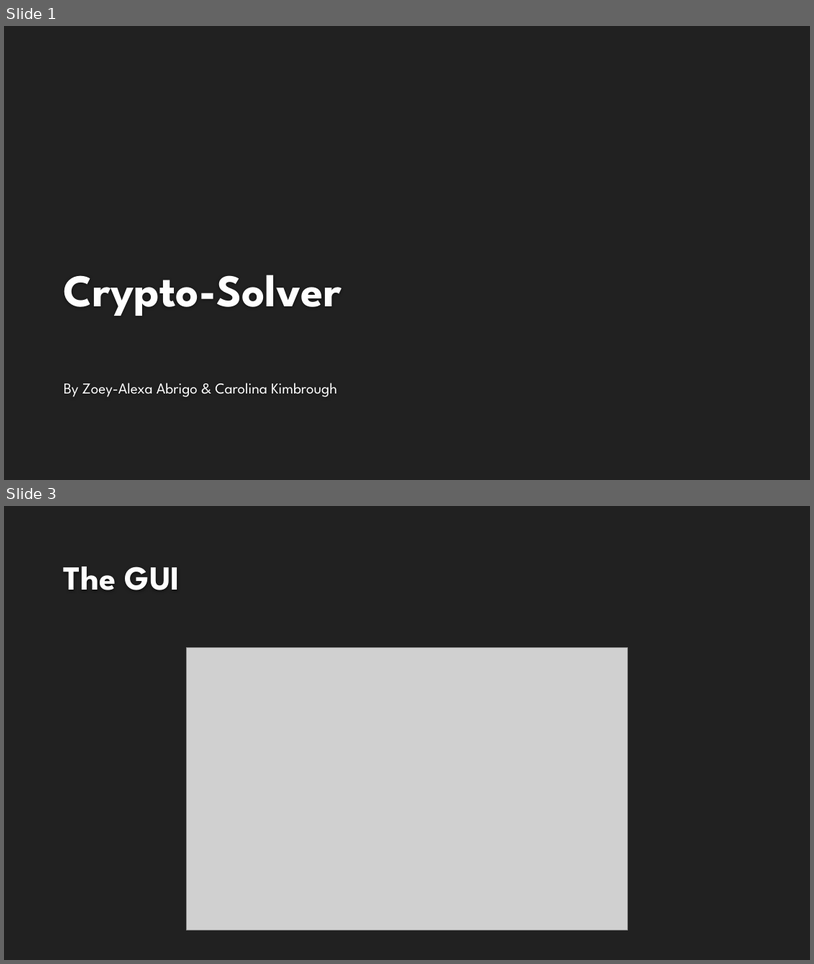
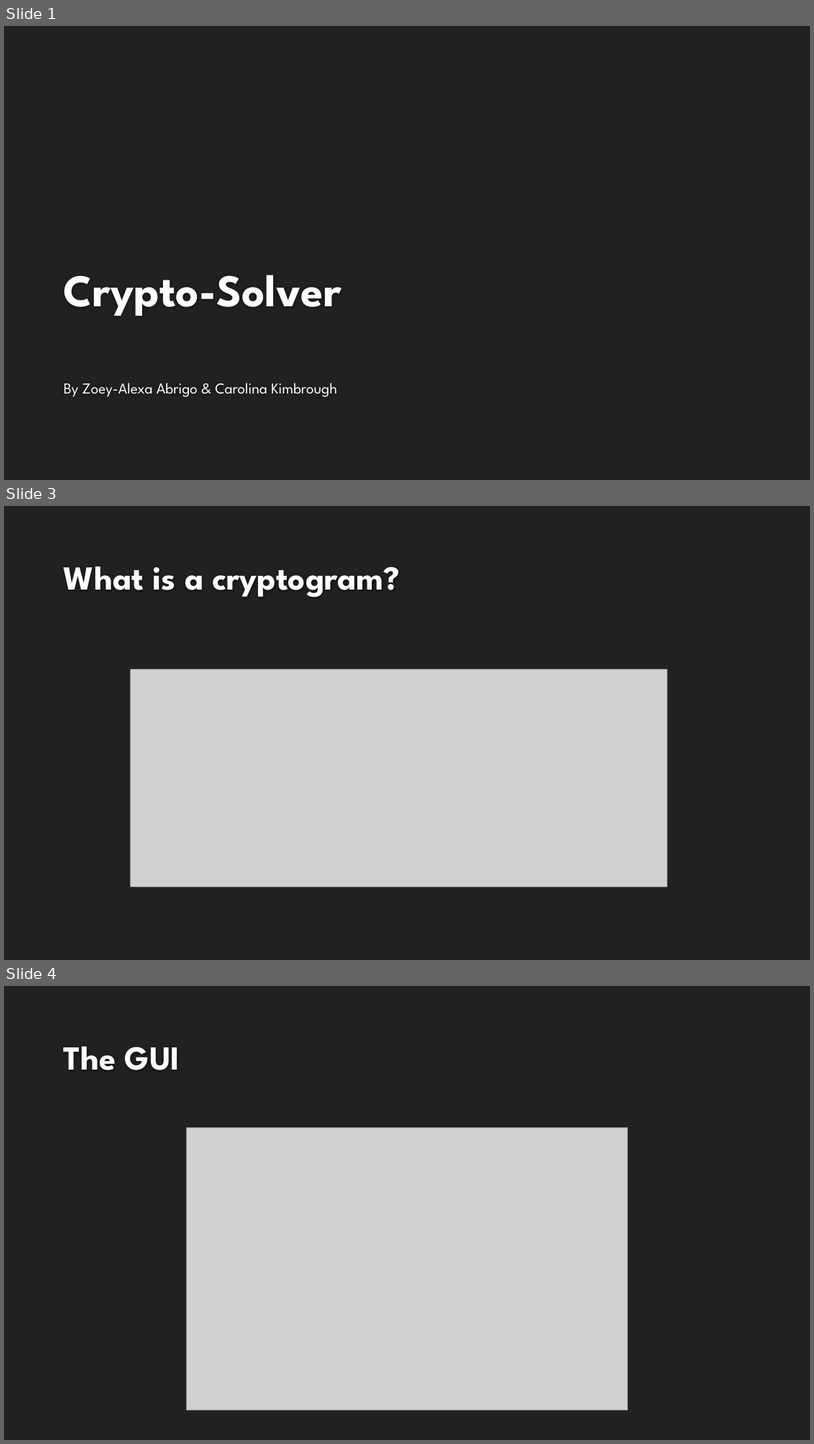
Before and after one commit to mck4/cryptogramSolver, a slide deck: cryptoSolver/Crypto-Solver.pptx. Shown one above the other, each under a label of ours: slides 1 and 3 before the commit, slides 1, 3 and 4 after it; the slides between them are not shown. The pictures are 814x964 and 814x1444 pixels, drawn with LibreOffice and Linux fonts; fonts in the diff are those of the drawing; grey boxes stand for pictures; background and template pictures are left out. Boxes give left, top, right and bottom in pixels: in the first picture for what was removed or moved away, otherwise in the second. Text is boxed around its words. In the diff, an @@ line names an element or a change of style, - is before the commit and + after.

```diff
--- a/cryptoSolver/Crypto-Solver.pptx
+++ b/cryptoSolver/Crypto-Solver.pptx
@@ slide 3 added at bbox=[4, 506, 810, 960], background #212121 @@
@@ title added at bbox=[64, 566, 400, 597], 40 pt, text #FEFEFE, bold @@
+What is a cryptogram?
@@ picture added at bbox=[131, 669, 668, 886] @@
@@ what was slide 3 is now slide 4 @@
```
Also in this commit, not shown: 2 slides changed, 2 other files.
